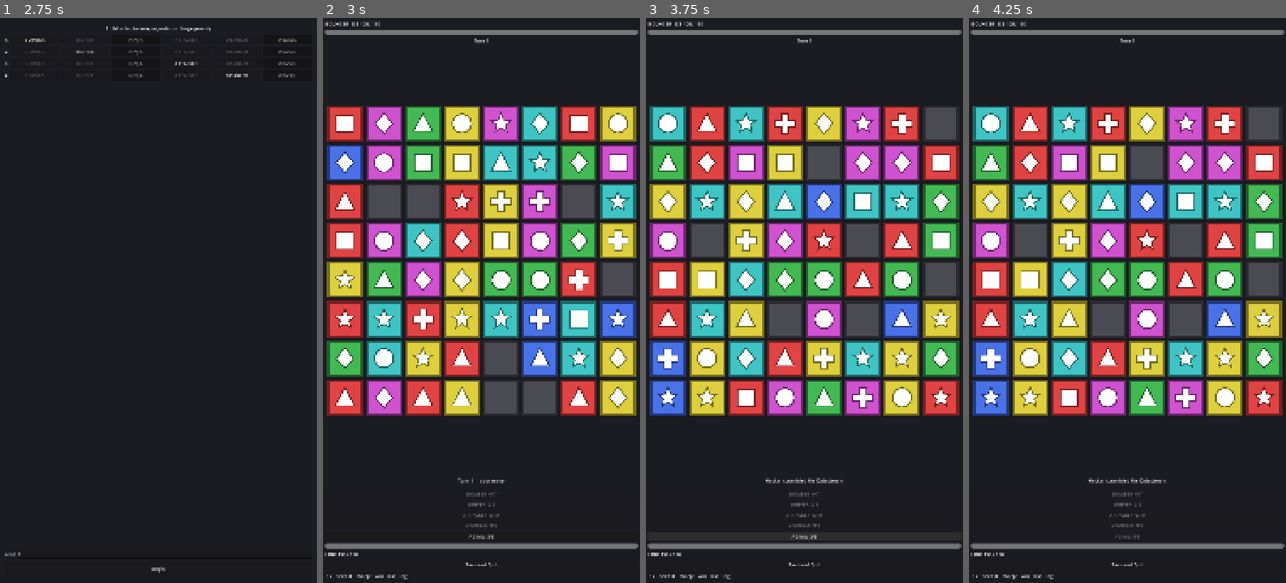
Above: before the commit, frames 1-4 (left to right).
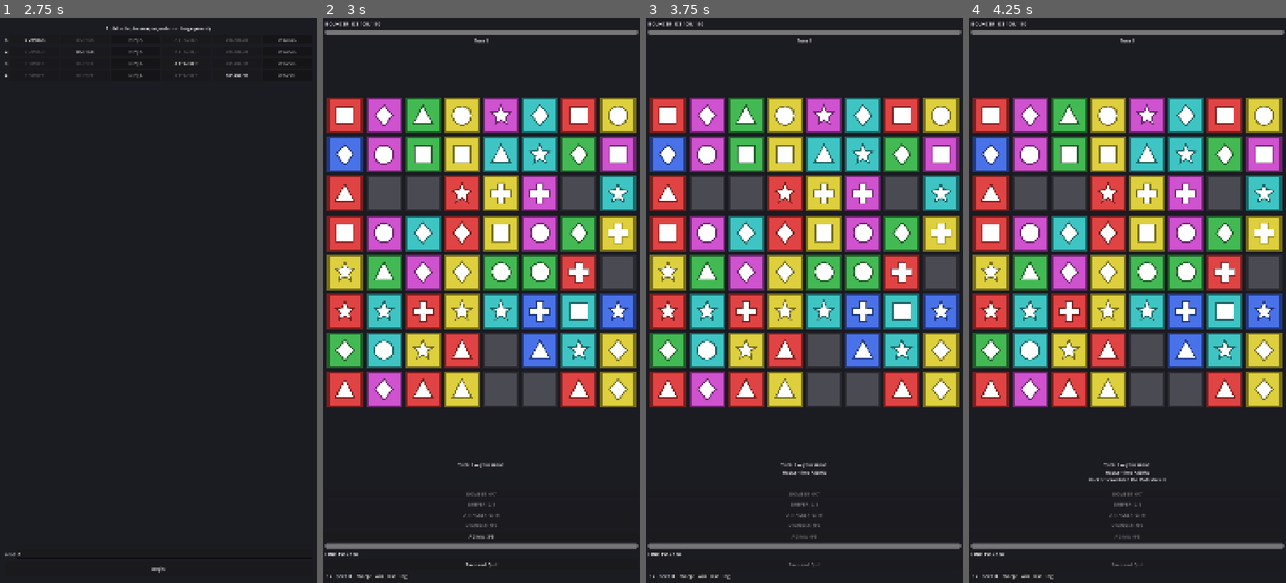
Above: after the commit, the same moments.

Repository: acpirate/1C38R34KR
Game: Godot game, scene res://scenes/main.tscn
Same seed, same stepped clock (60 frames per second), same inputs: the game is played once before the commit and once after it.
Inputs:
- Up to frame 1 (2.75 s): click "Constructed Quick Match" at 0.5 s; click "BOUNCER ICE 100 RED/GRE/YEL /…" at 1.25 s; click "BITMIRE ALL syncs generate 1 …" at 2 s
- Up to frame 2 (3 s): click "Begin" at 2.75 s
- Up to frame 3 (3.75 s): click "AGIMA 3/3" at 3.5 s
- Up to frame 4 (4.25 s): no input

Frame 1 is identical in both runs. In frame 2, 28% of the frame differs, in the area x 1-99%, y 14-83%; in frame 3, 47%, in the area x 1-99%, y 14-97%; in frame 4, 47%.

Commit message:
Make event playback legible
Director feedback from playing it: gameplay works, but a turn resolved with
zero visible delay, so nothing could be followed except the final status
line. That defeats the one thing section 9 asks of playback -- being
understandable enough to diagnose rule and playback mismatches.

Two causes. The narrative events -- ability, op, transform, placed, withhold,
line clear -- had no dwell at all, so the board moved without ever saying
what had acted. And the message area was a single label, so several messages
per turn overwrote each other faster than they could be read, implying the
last thing that happened was the only thing that happened.

Now: narrative events get real dwell, the frequent board events (fall, spawn,
destroy, damage) stay brisk so a turn does not drag, and the message area
keeps a four-line scrollback. A withheld Program says so, since a ready
Program that declines to act otherwise looks identical to one that is not
charged.

Trimmed the synthetic lines for transform, placed, and countdown delivery:
the logic layer already emits a player-facing message for each, and
narrating them twice pushed the rest of the turn out of the log.

Tablet configuration recorded in memory and CLAUDE.md. The screen sleeping or
locking makes the Godot activity pause and stop the instant it launches,
producing a pure black screenshot and an empty Godot log -- which reads
exactly like a broken renderer. Lock screen disabled, screen timeout raised.

Co-Authored-By: Claude Opus 5 <noreply@anthropic.com>

Diff:
--- a/scenes/battle/battle_screen.gd
+++ b/scenes/battle/battle_screen.gd
@@ -45,6 +45,11 @@
 
 var _recent_events: Array[String] = []
 
+## The visible scrollback. Several narrative lines land per turn, so one label
+## showing only the newest is worse than useless — it implies the last thing
+## that happened was the only thing that happened.
+var _messages: Array[String] = []
+
 
 func setup(s: GameState) -> void:
 	state = s
@@ -100,10 +105,15 @@
 	_stream.packet_dragged.connect(_on_packet_dragged)
 	frame.add_child(_stream)
 
+	# A short scrollback rather than one overwritten line. A turn produces
+	# several narrative messages in quick succession, and with a single label
+	# every one but the last is gone before it can be read — which makes the
+	# playback useless for diagnosing what actually happened.
 	_message = Label.new()
 	_message.horizontal_alignment = HORIZONTAL_ALIGNMENT_CENTER
 	_message.autowrap_mode = TextServer.AUTOWRAP_WORD_SMART
-	_message.custom_minimum_size.y = 34
+	_message.custom_minimum_size.y = 88
+	_message.vertical_alignment = VERTICAL_ALIGNMENT_TOP
 	root.add_child(_message)
 
 	# --- player ---
@@ -269,13 +279,13 @@
 	match t:
 		Types.EVT.SWAP, Types.EVT.REVERT:
 			_refresh_board()
-			await _pause(0.12 / speed)
+			await _pause(0.22 / speed)
 		Types.EVT.DESTROY:
 			for c in (ev["cells"] as Array):
 				var p := _stream.at(c)
 				if p != null:
 					p.modulate = PacketStyle.TINT_DESTROYED
-			await _pause(0.14 / speed)
+			await _pause(0.20 / speed)
 			_refresh_board()
 			for c in (ev["cells"] as Array):
 				var p := _stream.at(c)
@@ -283,28 +293,87 @@
 					p.modulate = PacketStyle.TINT_NONE
 		Types.EVT.FALL, Types.EVT.SPAWN, Types.EVT.SET_TILE, Types.EVT.BOARD:
 			_refresh_board()
-			await _pause(0.08 / speed)
+			await _pause(0.10 / speed)
 		Types.EVT.DETONATE:
 			for c in (ev["cells"] as Array):
 				var p := _stream.at(c)
 				if p != null:
 					p.modulate = PacketStyle.TINT_BLAST
-			await _pause(0.18 / speed)
+			await _pause(0.34 / speed)
 			for c in (ev["cells"] as Array):
 				var p := _stream.at(c)
 				if p != null:
 					p.modulate = PacketStyle.TINT_NONE
-		Types.EVT.DAMAGE, Types.EVT.SHIELD:
+
+		# Narrative events. These previously had NO dwell, which is why a turn
+		# appeared to resolve instantly: the board moved, but nothing said what
+		# had acted or why.
+		Types.EVT.ABILITY:
+			# The header for an activation. Kept even where a later message
+			# repeats the name, because it is the only event that fires for
+			# EVERY activation — several Effects emit no message at all.
+			_log("%s fires %s" % [_who(ev.get("side", 0)), ev.get("name", "?")])
+			_refresh_programs()
+			await _pause(0.40 / speed)
+		# TRANSFORM, PLACED, and COUNTDOWN_DELIVERED get dwell but no line of
+		# their own: the logic layer already emits a player-facing message for
+		# each, and narrating them twice pushes the rest of the turn out of a
+		# four-line log.
+		Types.EVT.TRANSFORM:
+			await _pause(0.30 / speed)
+		Types.EVT.PLACED:
+			await _pause(0.20 / speed)
+		Types.EVT.COUNTDOWN:
+			_refresh_board()
+			await _pause(0.24 / speed)
+		Types.EVT.COUNTDOWN_DELIVERED:
+			await _pause(0.30 / speed)
+		Types.EVT.SHAKE:
+			await _pause(0.24 / speed)
+		Types.EVT.LINE_CLEAR:
+			_log("  line clear")
+			await _pause(0.24 / speed)
+		Types.EVT.WITHHOLD:
+			# Worth surfacing: a ready Program that declines to act looks
+			# identical to one that is not charged unless it says so.
+			_log("  %s withheld — %s" % [ev.get("program_id", "?"), ev.get("reason", "")])
+			await _pause(0.30 / speed)
+		Types.EVT.OP:
+			if not ev.get("resolved", true):
+				_log("  fizzled")
+				await _pause(0.24 / speed)
+
+		Types.EVT.DAMAGE:
 			_refresh_bars()
-			await _pause(0.10 / speed)
+			_log("  %d damage to %s" % [int(ev.get("amount", 0)), _who(ev.get("target", 0))])
+			await _pause(0.24 / speed)
+		Types.EVT.SHIELD:
+			_refresh_bars()
+			_log("  shield absorbed %d" % int(ev.get("prevented", 0)))
+			await _pause(0.24 / speed)
 		Types.EVT.MSG:
-			_message.text = str(ev["text"])
-			await _pause(0.12 / speed)
+			_log(str(ev["text"]))
+			await _pause(0.42 / speed)
+		Types.EVT.AUTO_RESHUFFLE:
+			_refresh_board()
+			await _pause(0.45 / speed)
 		Types.EVT.OVER:
 			_refresh_all()
-			_message.text = "Hacker wins" if ev["winner"] == Types.Side.PLAYER else "System wins"
+			_log("Hacker wins" if ev["winner"] == Types.Side.PLAYER else "System wins")
 		_:
 			pass
+
+
+func _who(side) -> String:
+	return "Hacker" if int(side) == Types.Side.PLAYER else "System"
+
+
+## Appends to the visible scrollback, keeping the most recent few lines.
+func _log(line: String) -> void:
+	_messages.append(line)
+	while _messages.size() > 4:
+		_messages.pop_front()
+	_message.text = "\n".join(_messages)
 
 
 func _pause(seconds: float) -> void:
@@ -406,7 +475,7 @@
 	if SaveState.write(state):
 		quit_requested.emit()
 	else:
-		_message.text = "Save failed"
+		_log("Save failed")
 
 
 func _on_program_pressed(idx: int) -> void:
@@ -443,14 +512,14 @@
 		return
 
 	_pending_target = {"source": source}
-	_message.text = "Choose a Packet — tap the Function again to cancel"
+	_log("Choose a Packet — tap the Function again to cancel")
 	_stream.set_targeting(state.occupied_cells())
 
 
 func _cancel_targeting() -> void:
 	_pending_target = {}
 	_stream.clear_targeting()
-	_message.text = "Targeting cancelled"
+	_log("Targeting cancelled")
 
 
 func _fullest_enemy_slot() -> int:
